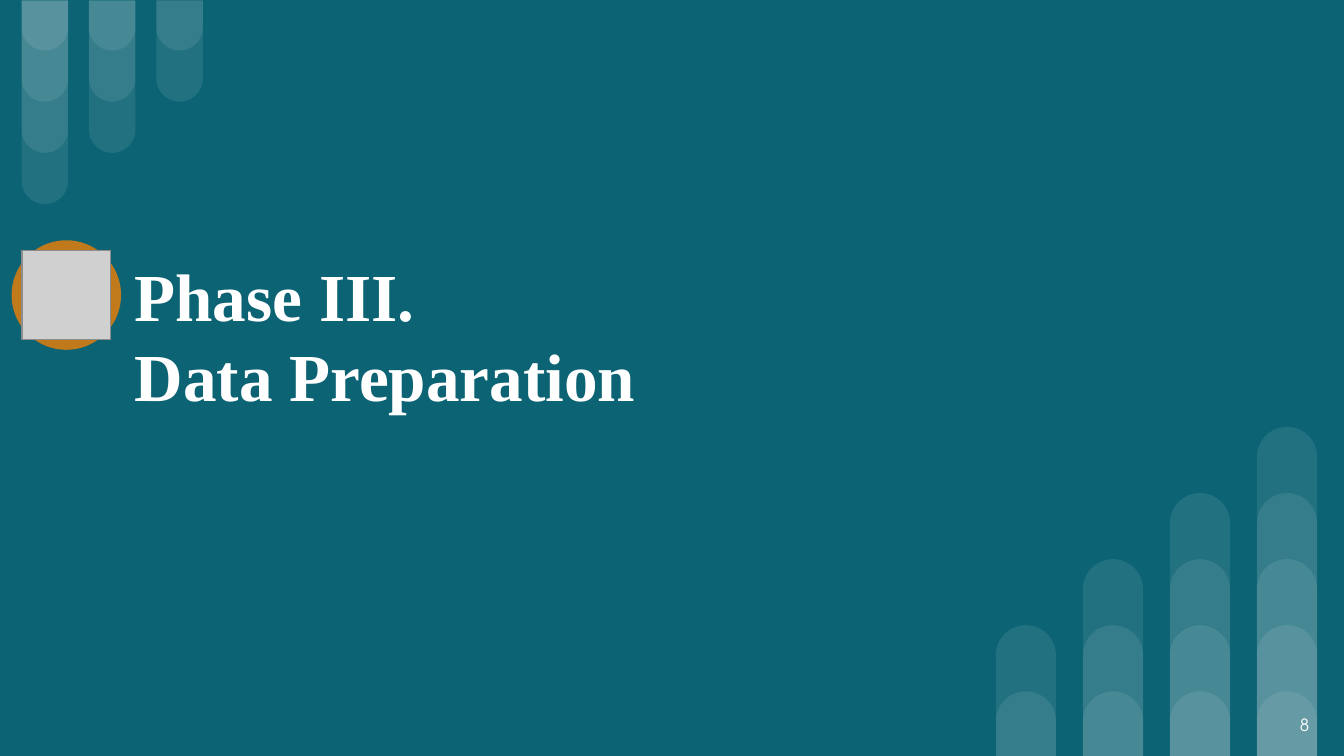
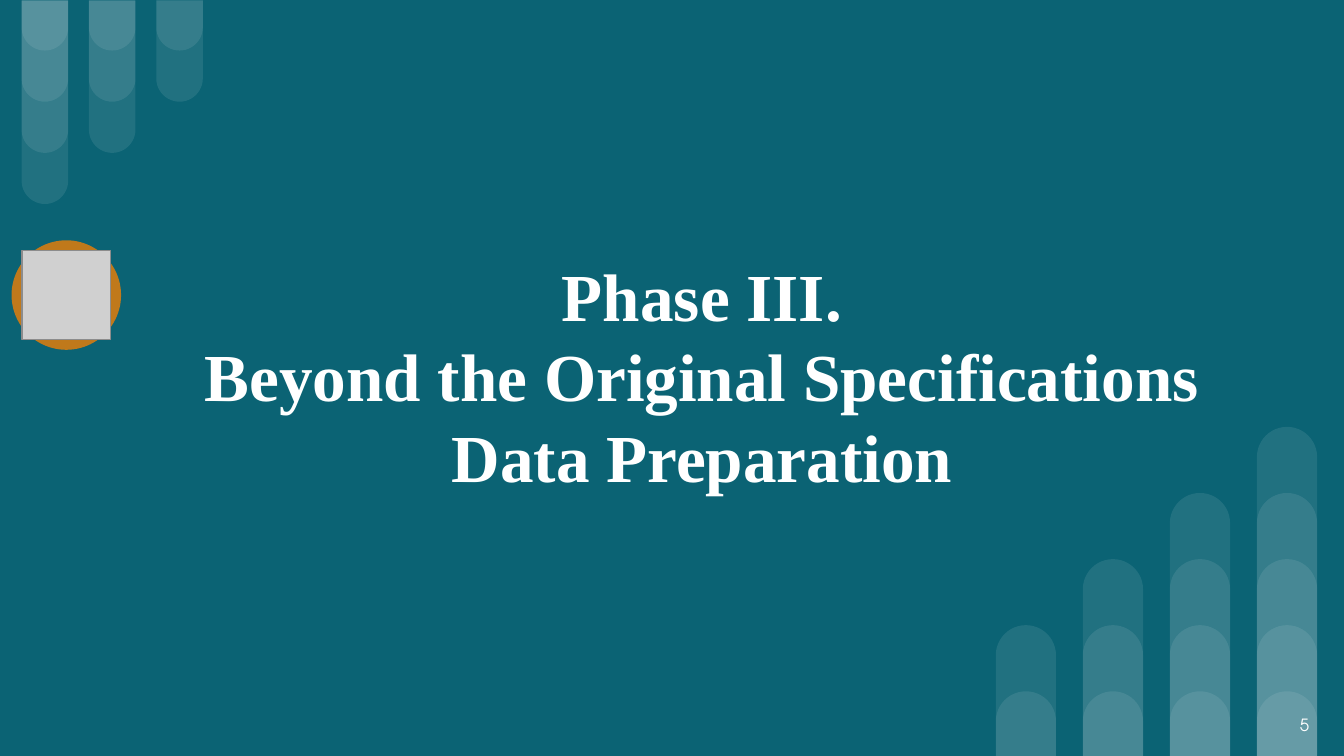
Before and after one commit to dkm2bd/UVA_DSI_CS5010_capstone1, a slide deck: slide 5 of UVA.Capstone1_webscrapper_final_report.pptx (slide 8 before the commit). Drawn at 1344x756 pixels with LibreOffice and Linux fonts; fonts in the diff are those of the drawing; grey boxes stand for pictures. Boxes give left, top, right and bottom in pixels: in the first picture for what was removed or moved away, otherwise in the second. Text is boxed around its words. In the diff, an @@ line names an element or a change of style, - is before the commit and + after.

```diff
--- a/UVA.Capstone1_webscrapper_final_report.pptx
+++ b/UVA.Capstone1_webscrapper_final_report.pptx
@@ title at [562,274,842,322]: alignment left to centre @@
@@ title at [205,353,1198,494]: text changed @@
-Data Preparation
+Beyond the Original Specifications
+Data Preparation
@@ page number at [1300,718,1309,731]: text changed @@
-8
+5
```
Also in this commit, not shown: 7 other slides changed, 9 slides removed.
